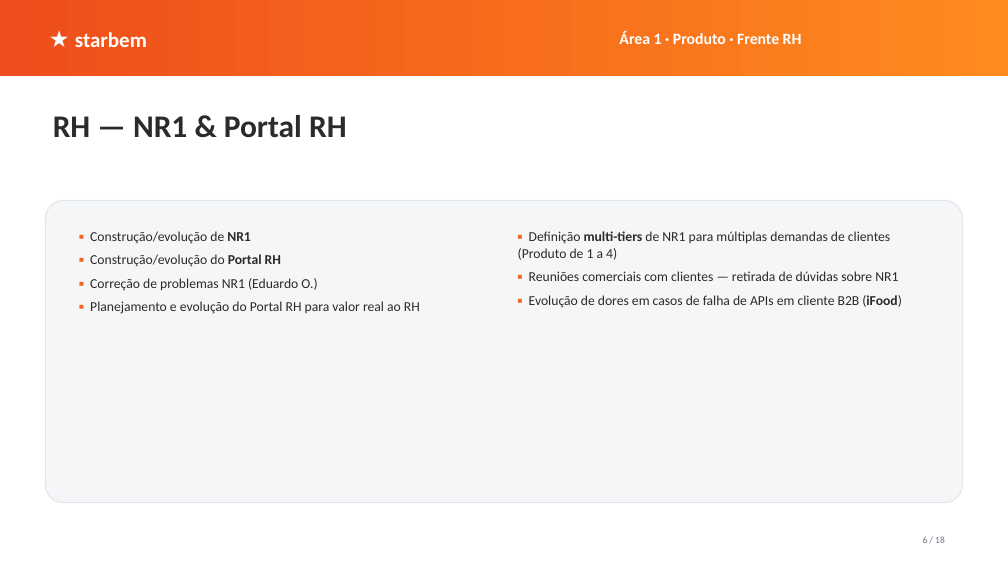
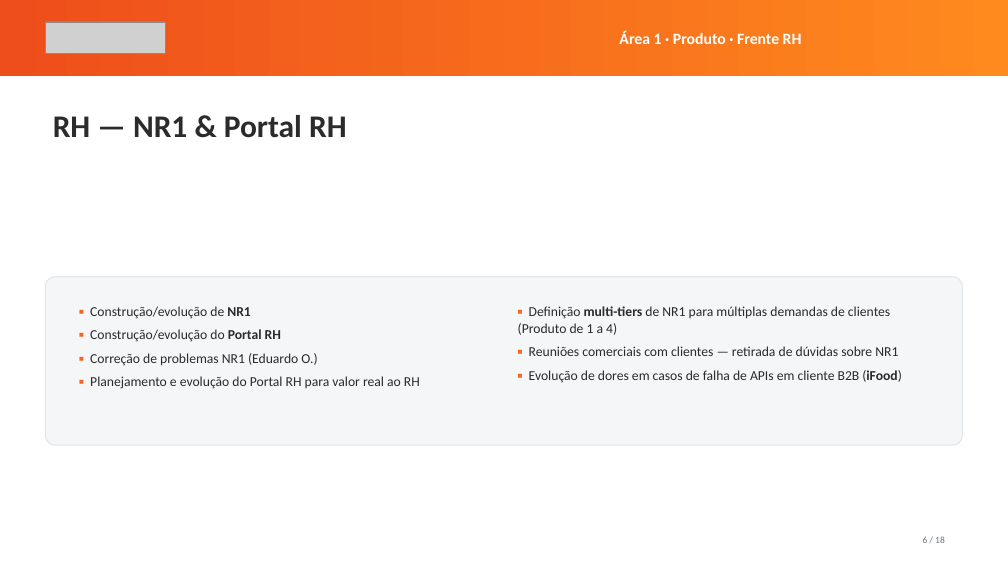
Before and after one commit to renato-dmb/agenda-facil, a slide deck: slide 6 of docs/conversa-ceo/apresentacao.pptx. Drawn at 1008x567 pixels with LibreOffice and Linux fonts; fonts in the diff are those of the drawing; grey boxes stand for pictures. Boxes give left, top, right and bottom in pixels: in the first picture for what was removed or moved away, otherwise in the second. Text is boxed around its words. In the diff, an @@ line names an element or a change of style, - is before the commit and + after.

```diff
--- a/docs/conversa-ceo/apresentacao.pptx
+++ b/docs/conversa-ceo/apresentacao.pptx
@@ picture added at (45, 22, 165, 54) @@
@@ text removed at (75, 32, 147, 47) @@
-★ starbem
@@ rounded rectangle: place and size @@
-rounded rectangle at (45, 200, 963, 503)
+rounded rectangle at (45, 277, 963, 445)
@@ text "▪ Construção/evolução de NR1": place and size @@
-text "▪ Construção/evolução de NR1" at (90, 231, 420, 314)
+text "▪ Construção/evolução de NR1" at (90, 306, 420, 389)
@@ text "▪ Definição multi-tiers de NR1 ...": place and size @@
-text "▪ Definição multi-tiers de NR1 ..." at (518, 231, 901, 308)
+text "▪ Definição multi-tiers de NR1 ..." at (518, 306, 901, 383)
```
Also in this commit, not shown: 17 other slides changed, 6 other files.
